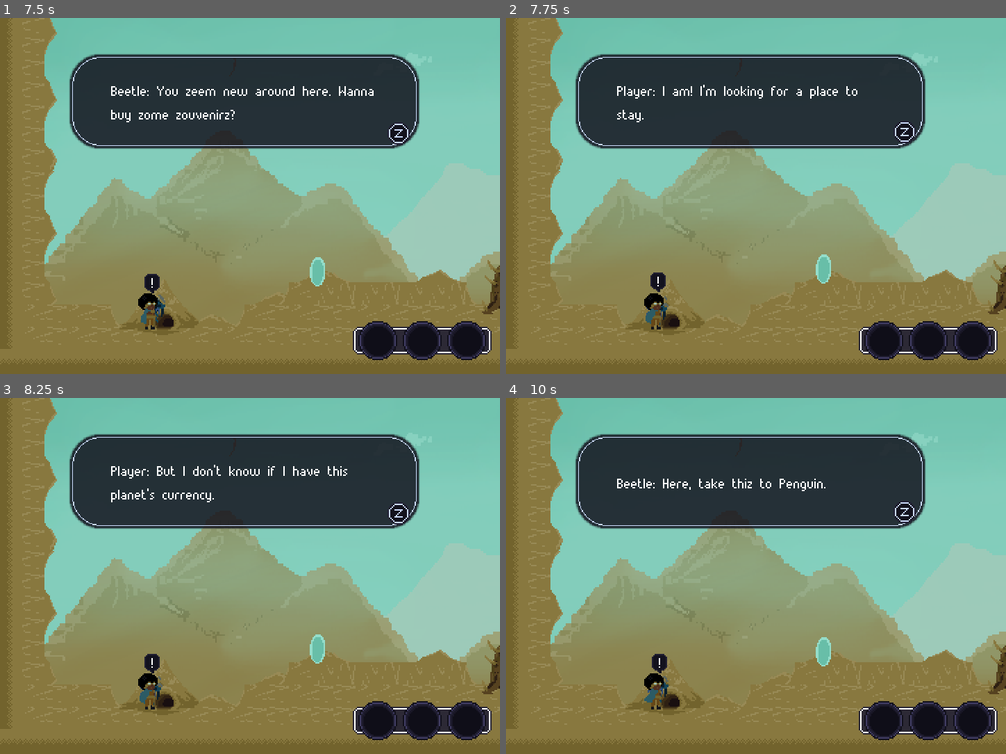
Above: before the commit, frames 1-4 (two rows, left to right).
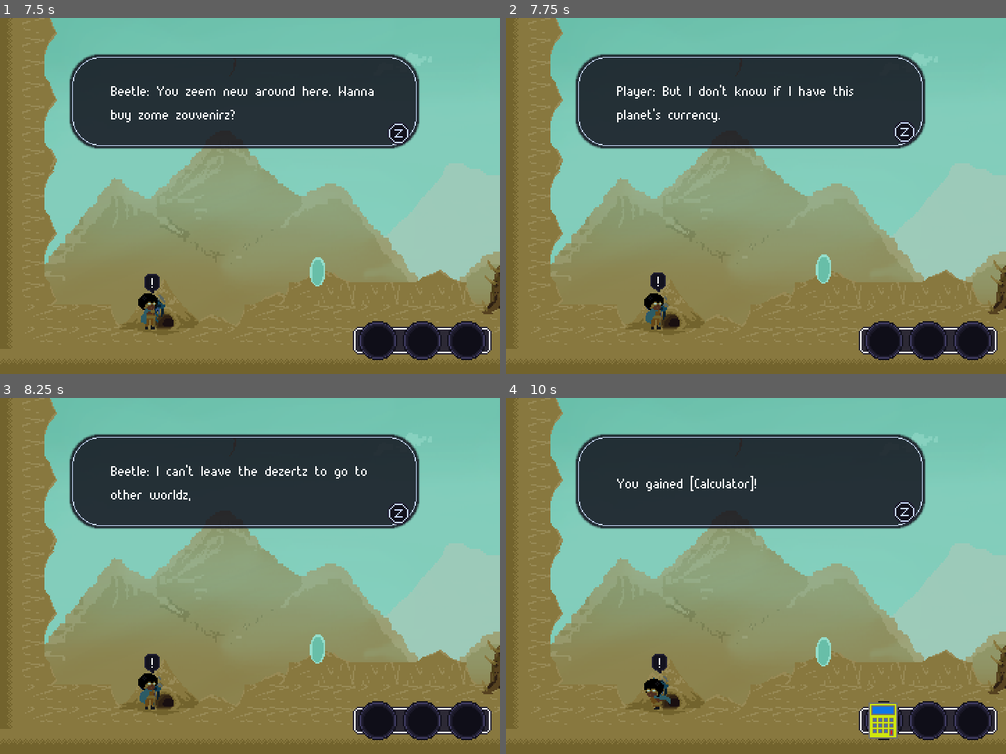
Above: after the commit, the same moments.

Repository: gpelussi/home_ggj19
Game: Godot game, scene res://Maps/Earth_Map.tscn
Same seed, same stepped clock (60 frames per second), same inputs: the game is played once before the commit and once after it. This scene is started directly instead of the project's main scene.
Inputs:
- Up to frame 1 (7.5 s): hold Z (ACTION_CONFIRM) 0.53-1.28 s; hold Right (DIR_RIGHT) 0.53-2.03 s; tap Space (ACTION_JUMP) at 0.77, 1.52, 3.02, 3.77, 4.52, 6.02, 6.77 s; tap Z (ACTION_CONFIRM) every 1.5 s from 1.35 to 7.35 s; hold Left (DIR_LEFT) 2.03-2.78 s; hold Z (ACTION_CONFIRM) 2.03-2.78 s; hold Right (DIR_RIGHT) 2.78-4.28 s; hold Z (ACTION_CONFIRM) 3.53-4.28 s; hold Left (DIR_LEFT) 4.28-5.03 s; tap Enter at 5 s; hold Right (DIR_RIGHT) 5.03-5.78 s; hold Z (ACTION_CONFIRM) 5.03-5.78 s; hold Left (DIR_LEFT) 5.78-7.28 s; hold Z (ACTION_CONFIRM) 6.53-7.28 s; hold Right (DIR_RIGHT) from 7.28 s (still down)
- Up to frame 2 (7.75 s): keep holding Right (DIR_RIGHT); tap Space (ACTION_JUMP) at 7.52 s
- Up to frame 3 (8.25 s): keep holding Right (DIR_RIGHT); hold Z (ACTION_CONFIRM) from 8.03 s (still down)
- Up to frame 4 (10 s): release Z (ACTION_CONFIRM) at 8.78 s; tap Z (ACTION_CONFIRM) at 8.85 s; tap Space (ACTION_JUMP) at 9.02, 9.77 s; release Right (DIR_RIGHT) at 9.53 s; hold Left (DIR_LEFT) from 9.53 s (still down); hold Z (ACTION_CONFIRM) from 9.53 s (still down)

Frame 1 is identical in both runs. In frame 2, 0.5% of the frame differs, in the area x 22-71%, y 18-30%; in frame 3, 0.7%; in frame 4, 1.2%, in the area x 22-79%, y 21-96%.

Commit message:
npcs frozen jaba squirrel

Diff:
--- a/src/Bodies/NPCs/Beetle/Beetle.tscn
+++ b/src/Bodies/NPCs/Beetle/Beetle.tscn
@@ -13,7 +13,7 @@
 custom_solver_bias = 0.0
 extents = Vector2( 16, 16 )
 
-[node name="Beetle" index="0" instance=ExtResource( 1 )]
+[node name="Beetle" instance=ExtResource( 1 )]
 
 [node name="HitBox" parent="." index="0"]
 
@@ -124,7 +124,6 @@
 [node name="TextBox" parent="Interaction/InteractionEvent/HasGivenCalculator" index="0" instance=ExtResource( 4 )]
 
 dialogue_text = "Beetle: You zeem new around here. Wanna buy zome zouvenirz?
-
 Player: I am! I'm looking for a place to stay.
 
 Player: But I don't know if I have this planet's currency.
--- a/src/Bodies/NPCs/Capybara/Capybara.tscn
+++ b/src/Bodies/NPCs/Capybara/Capybara.tscn
@@ -8,13 +8,12 @@
 [ext_resource path="res://Commands/AwardItem.tscn" type="PackedScene" id=6]
 [ext_resource path="res://Bodies/NPCs/Capybara/Sprite.tscn" type="PackedScene" id=7]
 
-
 [sub_resource type="RectangleShape2D" id=1]
 
 custom_solver_bias = 0.0
 extents = Vector2( 10, 10 )
 
-[node name="Capybara" instance=ExtResource( 1 )]
+[node name="Capybara" index="0" instance=ExtResource( 1 )]
 
 [node name="HitBox" parent="." index="0"]
 
--- a/src/Bodies/NPCs/Cthulu/Cthulu.tscn
+++ b/src/Bodies/NPCs/Cthulu/Cthulu.tscn
@@ -7,7 +7,6 @@
 [ext_resource path="res://Commands/GiftItem.tscn" type="PackedScene" id=5]
 [ext_resource path="res://Commands/AwardItem.tscn" type="PackedScene" id=6]
 [ext_resource path="res://Bodies/NPCs/Cthulu/Sprite.tscn" type="PackedScene" id=7]
-
 
 [sub_resource type="RectangleShape2D" id=1]
 
@@ -35,7 +34,7 @@
 [node name="Condition" parent="Interaction/InteractionEvent" index="1" instance=ExtResource( 4 )]
 
 check_if_player_has_item = 1
-has_item = "Lizard"
+has_item = "Mask"
 check_if_npc_has_item = 0
 
 [node name="TextBox" parent="Interaction/InteractionEvent/Condition" index="0" instance=ExtResource( 3 )]
@@ -65,7 +64,7 @@
 
 [node name="GiftItem" parent="Interaction/InteractionEvent/Condition" index="1" instance=ExtResource( 5 )]
 
-item_to_give = "Lizard"
+item_to_give = "Mask"
 who_to_give_item_to = "Cthulu"
 
 [node name="AwardItem" parent="Interaction/InteractionEvent/Condition" index="2" instance=ExtResource( 6 )]
--- a/src/Bodies/NPCs/Frozen/Frozen.tscn
+++ b/src/Bodies/NPCs/Frozen/Frozen.tscn
@@ -4,10 +4,9 @@
 [ext_resource path="res://Bodies/Components/InteractionEvent.tscn" type="PackedScene" id=2]
 [ext_resource path="res://Commands/TextBox.tscn" type="PackedScene" id=3]
 [ext_resource path="res://Commands/Condition.tscn" type="PackedScene" id=4]
-[ext_resource path="res://Commands/AwardItem.tscn" type="PackedScene" id=5]
-[ext_resource path="res://Commands/GiftItem.tscn" type="PackedScene" id=6]
+[ext_resource path="res://Commands/GiftItem.tscn" type="PackedScene" id=5]
+[ext_resource path="res://Commands/AwardItem.tscn" type="PackedScene" id=6]
 [ext_resource path="res://Bodies/NPCs/Frozen/Sprite.tscn" type="PackedScene" id=7]
-
 
 [sub_resource type="RectangleShape2D" id=1]
 
@@ -38,7 +37,12 @@
 has_item = "Kigurumi"
 check_if_npc_has_item = 0
 
-[node name="TextBox" parent="Interaction/InteractionEvent/Condition" index="0" instance=ExtResource( 3 )]
+[node name="GiftItem" parent="Interaction/InteractionEvent/Condition" index="0" instance=ExtResource( 5 )]
+
+item_to_give = "Kigurumi"
+who_to_give_item_to = "Frozen"
+
+[node name="TextBox" parent="Interaction/InteractionEvent/Condition" index="1" instance=ExtResource( 3 )]
 
 dialogue_text = "Frozen: Oh my my, what have we here~
 
@@ -71,7 +75,7 @@
 Frozen: Ugh, where did that thing go…
 "
 
-[node name="AwardItem" parent="Interaction/InteractionEvent/Condition" index="1" instance=ExtResource( 5 )]
+[node name="AwardItem" parent="Interaction/InteractionEvent/Condition" index="2" instance=ExtResource( 6 )]
 
 item_to_give = "Mirror"
 
--- a/src/Bodies/NPCs/Jabafrog/Jabafrog.tscn
+++ b/src/Bodies/NPCs/Jabafrog/Jabafrog.tscn
@@ -8,13 +8,12 @@
 [ext_resource path="res://Commands/AwardItem.tscn" type="PackedScene" id=6]
 [ext_resource path="res://Bodies/NPCs/Jabafrog/Sprite.tscn" type="PackedScene" id=7]
 
-
 [sub_resource type="RectangleShape2D" id=1]
 
 custom_solver_bias = 0.0
 extents = Vector2( 20, 14 )
 
-[node name="Jabafrog" index="0" instance=ExtResource( 1 )]
+[node name="Jabafrog" instance=ExtResource( 1 )]
 
 [node name="HitBox" parent="." index="0"]
 
@@ -67,6 +66,8 @@
 
 [node name="AwardItem" parent="Interaction/InteractionEvent/Condition" index="2" instance=ExtResource( 6 )]
 
+item_to_give = "Mask"
+
 [node name="Condition2" parent="Interaction/InteractionEvent" index="2" instance=ExtResource( 4 )]
 
 check_if_player_has_item = 1
--- a/src/Bodies/NPCs/Squirrel/Sprite.tscn
+++ b/src/Bodies/NPCs/Squirrel/Sprite.tscn
@@ -3,13 +3,8 @@
 [ext_resource path="res://Bodies/Components/Sprite.tscn" type="PackedScene" id=1]
 [ext_resource path="res://Assets/Sprites/Earth/earth npc3.png" type="Texture" id=2]
 
-[node name="Sprite" index="0" instance=ExtResource( 1 )]
+[node name="Sprite" instance=ExtResource( 1 )]
 
 [node name="Idle" parent="." index="0"]
 
-visible = true
 texture = ExtResource( 2 )
-
-[node name="Talk" parent="." index="3"]
-
-visible = false
--- a/src/Bodies/NPCs/Squirrel/Squirrel.tscn
+++ b/src/Bodies/NPCs/Squirrel/Squirrel.tscn
@@ -8,13 +8,12 @@
 [ext_resource path="res://Commands/AwardItem.tscn" type="PackedScene" id=6]
 [ext_resource path="res://Bodies/NPCs/Squirrel/Sprite.tscn" type="PackedScene" id=7]
 
-
 [sub_resource type="RectangleShape2D" id=1]
 
 custom_solver_bias = 0.0
 extents = Vector2( 20, 10 )
 
-[node name="Squirrel" index="0" instance=ExtResource( 1 )]
+[node name="Squirrel" instance=ExtResource( 1 )]
 
 [node name="HitBox" parent="." index="0"]
 
@@ -34,12 +33,14 @@
 
 [node name="Condition" parent="Interaction/InteractionEvent" index="1" instance=ExtResource( 4 )]
 
-editor/display_folded = true
 check_if_player_has_item = 1
 has_item = "Book"
 check_if_npc_has_item = 0
 
 [node name="GiftItem" parent="Interaction/InteractionEvent/Condition" index="0" instance=ExtResource( 5 )]
+
+item_to_give = "Book"
+who_to_give_item_to = "Squirrel"
 
 [node name="AwardItem" parent="Interaction/InteractionEvent/Condition" index="1" instance=ExtResource( 6 )]
 
--- a/src/HomeScreen/HomeScreen.tscn
+++ b/src/HomeScreen/HomeScreen.tscn
@@ -56,7 +56,7 @@
 "values": [ false, true ]
 }
 
-[node name="HomeScreen" type="Node2D" index="0"]
+[node name="HomeScreen" type="Node2D"]
 
 script = ExtResource( 1 )
 
Not shown: 1 places in src/Bodies/NPCs/Frozen/Frozen.tscn that only renumber resources
